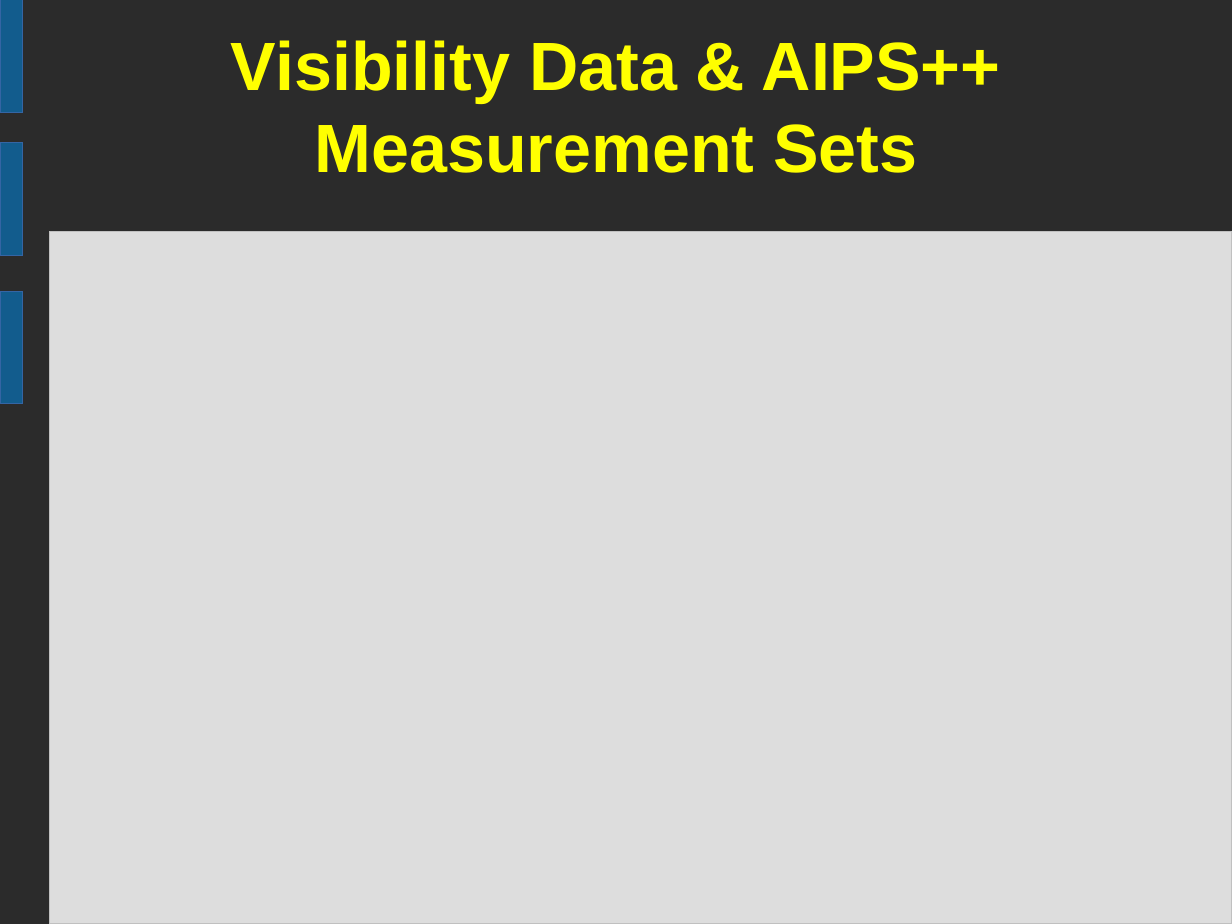
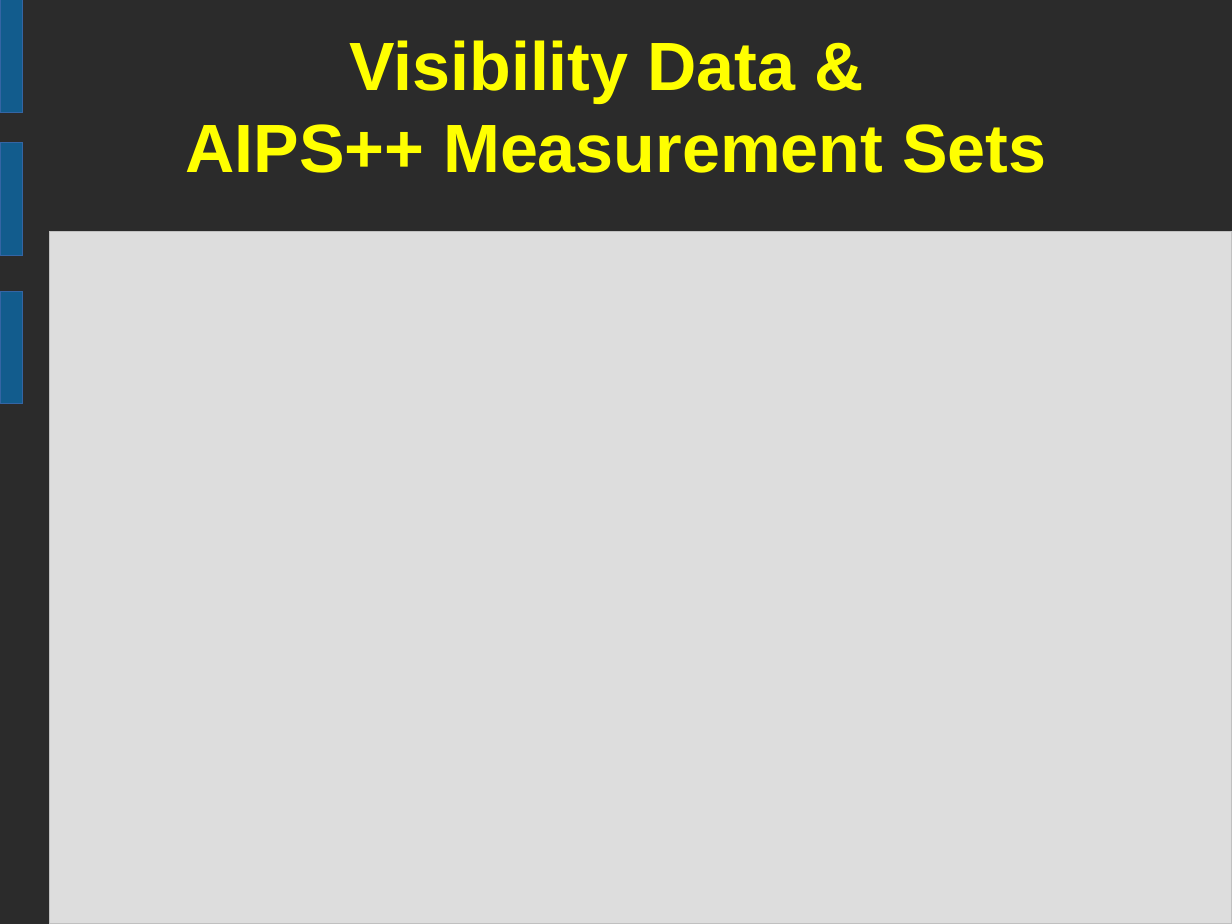
Before and after one commit to ratt-ru/meqtrees-timba, a slide deck: slide 1 of doc/Courses/Workshop2006-Presentations/WorkingWithMSs.odp. Drawn at 1232x924 pixels with LibreOffice and Linux fonts; fonts in the diff are those of the drawing; background and template pictures are left out; a plain dark background stands for a picture behind light text. Boxes give left, top, right and bottom in pixels: in the first picture for what was removed or moved away, otherwise in the second. Text is boxed around its words. In the diff, an @@ line names an element or a change of style, - is before the commit and + after.

```diff
--- a/doc/Courses/Workshop2006-Presentations/WorkingWithMSs.odp
+++ b/doc/Courses/Workshop2006-Presentations/WorkingWithMSs.odp
@@ title "Visibility Data & AIPS++ Measurement ..." rewrapped from <box>231,40,1001,173</box> to <box>185,40,1046,173</box> @@
```
Also in this commit, not shown: 3 other slides changed, 1 other file.
